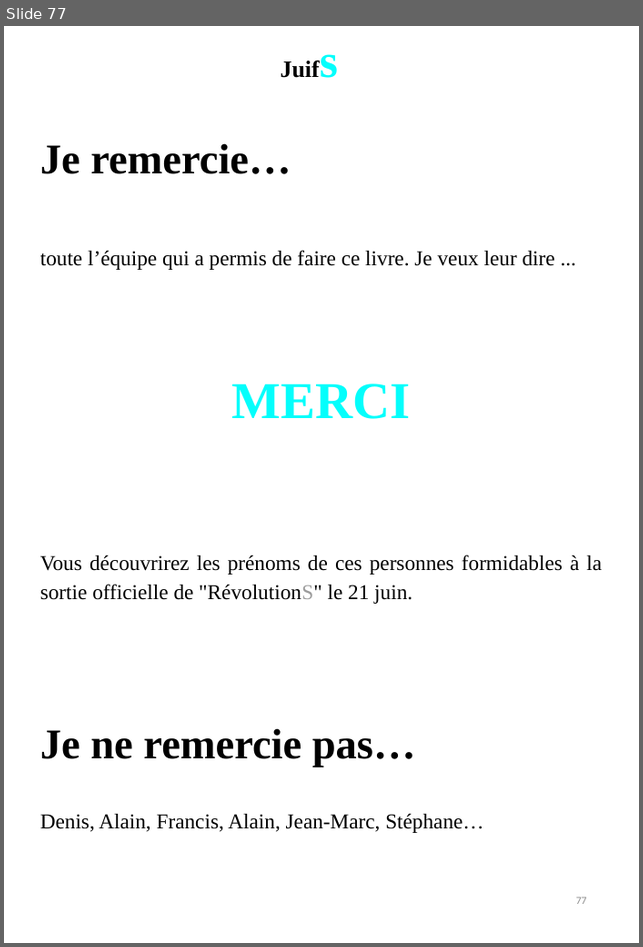
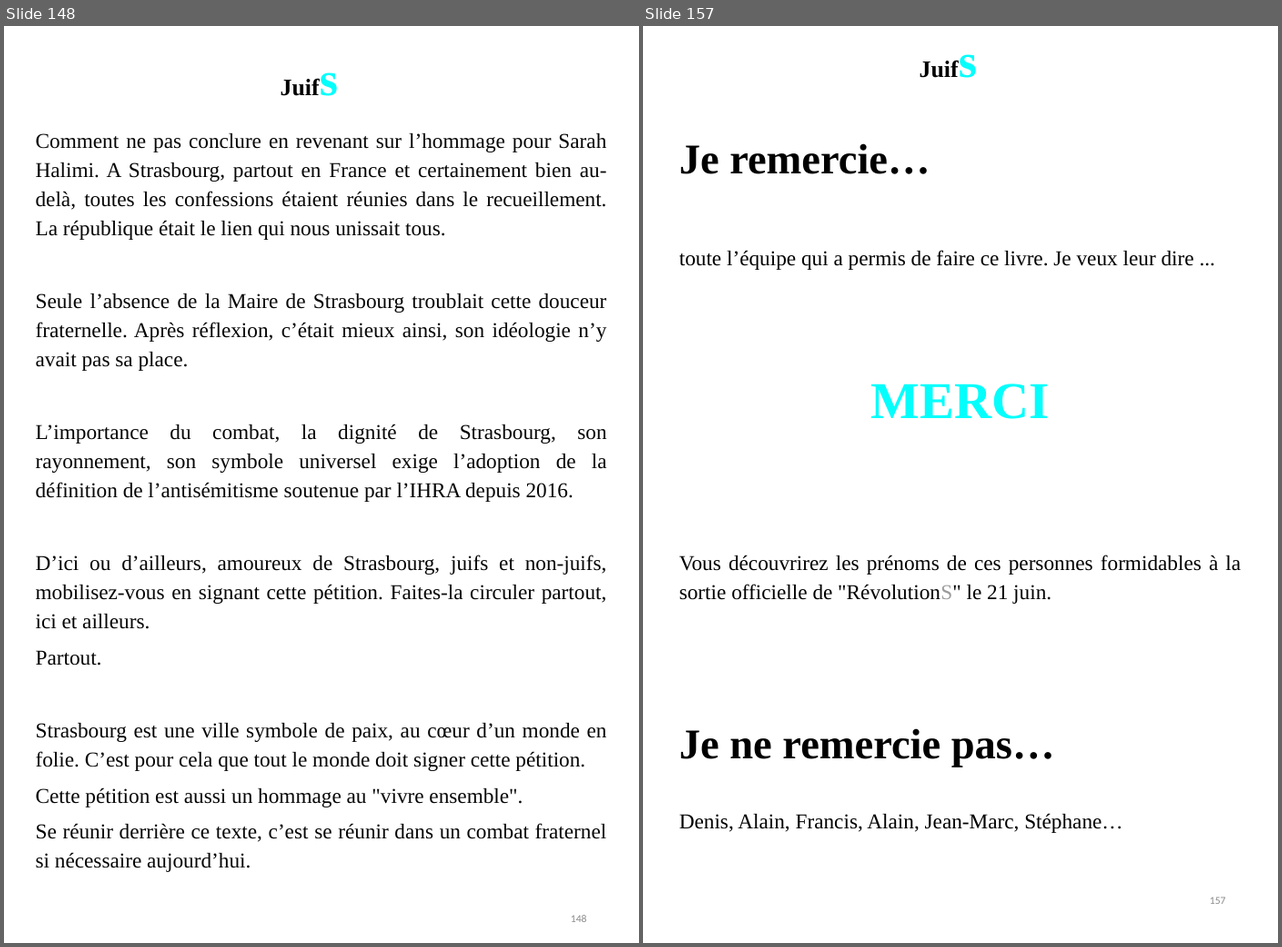
Before and after one commit to BenjaminLOUIS84/e_commerce, a slide deck: e_commerce/public/ppsx/tome2.ppsx. Shown side by side, each under a label of ours: slide 77 before the commit, slides 148 and 157 after it; the slides between them are not shown. The pictures are 643x947 and 1282x947 pixels, drawn with LibreOffice and Linux fonts; fonts in the diff are those of the drawing. Boxes give left, top, right and bottom in pixels: in the first picture for what was removed or moved away, otherwise in the second. Text is boxed around its words. In the diff, an @@ line names an element or a change of style, - is before the commit and + after.

```diff
--- a/e_commerce/public/ppsx/tome2.ppsx
+++ b/e_commerce/public/ppsx/tome2.ppsx
@@ slide 148 added at (x1=4, y1=26, x2=639, y2=943), background #FFFFFF @@
@@ text added at (x1=272, y1=44, x2=353, y2=136), 20.1 pt, text #000000, bold @@
+Juifs
@@ text added at (x1=36, y1=133, x2=607, y2=872), 18 pt, text #050505 @@
+Comment ne pas conclure en revenant sur l’hommage pour Sarah Halimi. A Strasbourg, partout en France et certainement bien au-delà, toutes les confessions étaient réunies dans le recueillement. La république était le lien qui nous unissait tous.
+Seule l’absence de la Maire de Strasbourg troublait cette douceur fraternelle. Après réflexion, c’était mieux ainsi, son idéologie n’y avait pas sa place.
+L’importance du combat, la dignité de Strasbourg, son rayonnement, son symbole universel exige l’adoption de la définition de l’antisémitisme soutenue par l’IHRA depuis 2016.
+D’ici ou d’ailleurs, amoureux de Strasbourg, juifs et non-juifs, mobilisez-vous en signant cette pétition. Faites-la circuler partout, ici et ailleurs.
+Partout.
+Strasbourg est une ville symbole de paix, au cœur d’un monde en folie. C’est pour cela que tout le monde doit signer cette pétition.
+Cette pétition est aussi un hommage au "vivre ensemble".
+Se réunir derrière ce texte, c’est se réunir dans un combat fraternel si nécessaire aujourd’hui.
@@ page number added at (x1=571, y1=915, x2=587, y2=922), 9 pt, text #8C8C8C @@
+148
@@ what was slide 77 is now slide 157 @@
@@ page number at (x1=1210, y1=897, x2=1226, y2=904): text changed @@
-77
+157
```
Also in this commit, not shown: 3 slides changed, 79 other slides added.
